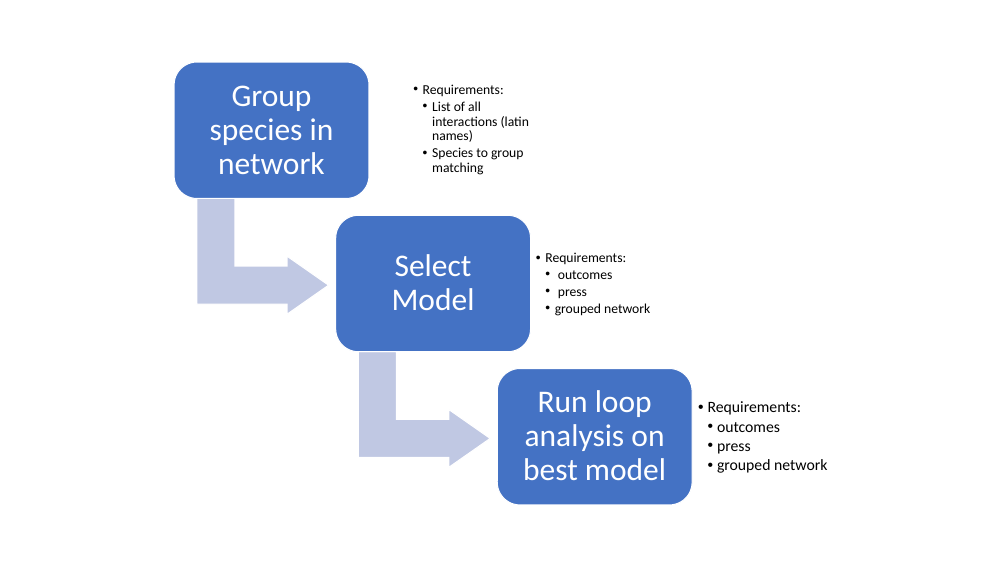
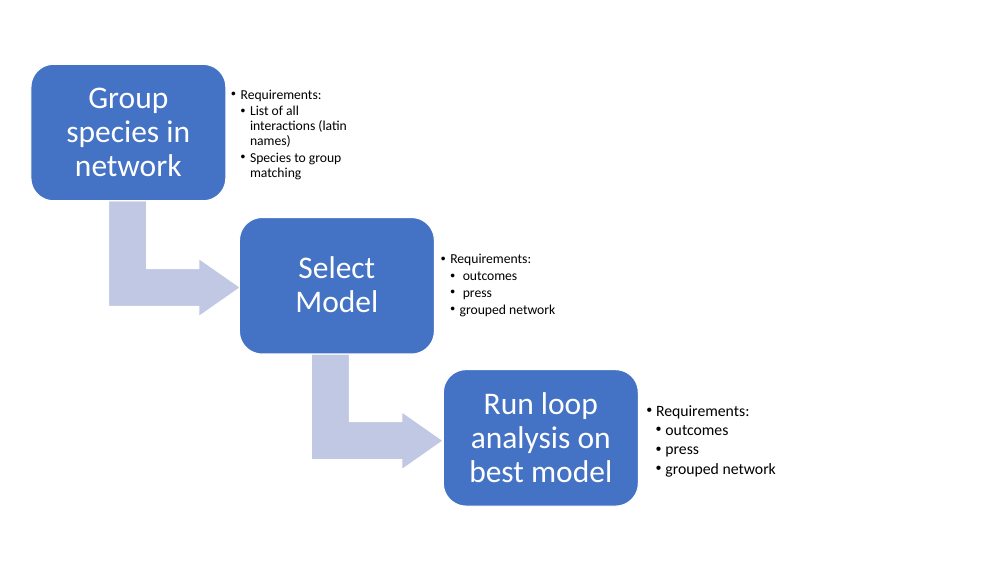
Before and after one commit to dietahanson/AustraliaLoopAnalysis, a slide deck: slide 1 of loop_workflow.pptx. Drawn at 1008x567 pixels with LibreOffice and Linux fonts; fonts in the diff are those of the drawing. Boxes give left, top, right and bottom in pixels: in the first picture for what was removed or moved away, otherwise in the second. Text is boxed around its words. In the diff, an @@ line names an element or a change of style, - is before the commit and + after.

Commit message:
run
ran with new outcomes

```diff
--- a/loop_workflow.pptx
+++ b/loop_workflow.pptx
@@ rounded rectangle: place and size @@
-rounded rectangle at [174,62,369,198]
+rounded rectangle at [31,64,226,200]
@@ text "Group species in network": place and size @@
-text "Group species in network" at [210,85,334,174]
+text "Group species in network" at [66,87,190,176]
@@ text "Requirements:": place and size @@
-text "Requirements:" at [423,84,529,175]
+text "Requirements:" at [241,89,346,180]
@@ bent up arrow: place and size @@
-bent up arrow at [197,198,329,314]
+bent up arrow at [109,201,240,316]
@@ rounded rectangle: place and size @@
-rounded rectangle at [336,216,531,352]
+rounded rectangle at [240,218,435,354]
@@ text "Select Model": place and size @@
-text "Select Model" at [392,254,475,310]
+text "Select Model" at [295,256,378,312]
@@ text "Requirements:": place and size @@
-text "Requirements:" at [545,252,650,316]
+text "Requirements:" at [450,253,555,317]
@@ bent up arrow: place and size @@
-bent up arrow at [359,352,490,468]
+bent up arrow at [311,354,443,470]
@@ rounded rectangle: place and size @@
-rounded rectangle at [498,368,693,504]
+rounded rectangle at [444,370,639,506]
@@ text "Run loop analysis on best ...": place and size @@
-text "Run loop analysis on best ..." at [523,390,666,480]
+text "Run loop analysis on best ..." at [469,392,612,482]
@@ text "Requirements:": place and size @@
-text "Requirements:" at [708,401,827,473]
+text "Requirements:" at [656,405,776,477]
```
Also in this commit, not shown: 15 other files.
